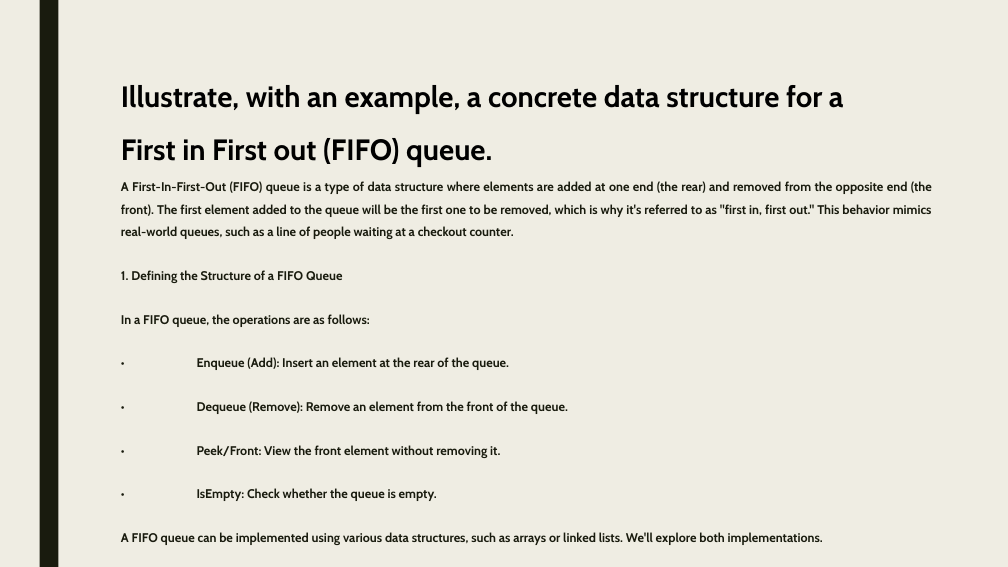
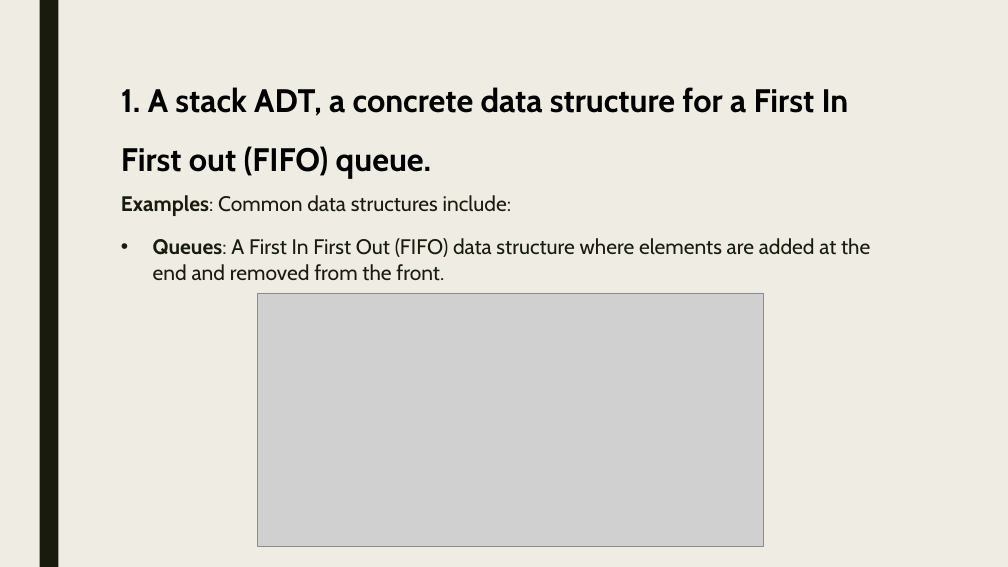
Before and after one commit to PuppySneaky/ASM1-Data-Structure-Algorithms, a slide deck: slide 8 of ASM1.pptx (slide 30 before the commit). Drawn at 1008x567 pixels with LibreOffice and Linux fonts; fonts in the diff are those of the drawing; grey boxes stand for pictures. Boxes give left, top, right and bottom in pixels: in the first picture for what was removed or moved away, otherwise in the second. Text is boxed around its words. In the diff, an @@ line names an element or a change of style, - is before the commit and + after.

```diff
--- a/ASM1.pptx
+++ b/ASM1.pptx
@@ title at (121, 87, 849, 179): text changed; size 28 to 31 pt @@
-Illustrate, with an example, a concrete data structure for a First in First out (FIFO) queue.
+1. A stack ADT, a concrete data structure for a First In First out (FIFO) queue.
@@ text removed at (121, 181, 932, 545) @@
-A First-In-First-Out (FIFO) queue is a type of data structure where elements are added at one end (the rear) and removed from the opposite end (the front). The first element added to the queue will be the first one to be removed, which is why it's referred to as "first in, first out." This behavior mimics real-world queues, such as a line of people waiting at a checkout counter.
-1. Defining the Structure of a FIFO Queue
-In a FIFO queue, the operations are as follows:
-• Enqueue (Add): Insert an element at the rear of the queue.
-• Dequeue (Remove): Remove an element from the front of the queue.
-• Peek/Front: View the front element without removing it.
-• IsEmpty: Check whether the queue is empty.
-A FIFO queue can be implemented using various data structures, such as arrays or linked lists. We'll explore both implementations.
@@ text added at (121, 195, 511, 216), 20 pt, text #191B0E @@
+Examples: Common data structures include:
@@ text added at (153, 238, 870, 281), 20 pt, text #191B0E @@
+• Queues: A First In First Out (FIFO) data structure where elements are added at the end and removed from the front.
@@ picture added at (257, 293, 764, 547) @@
```
Also in this commit, not shown: 9 other slides changed, 49 slides added, 44 slides removed.
